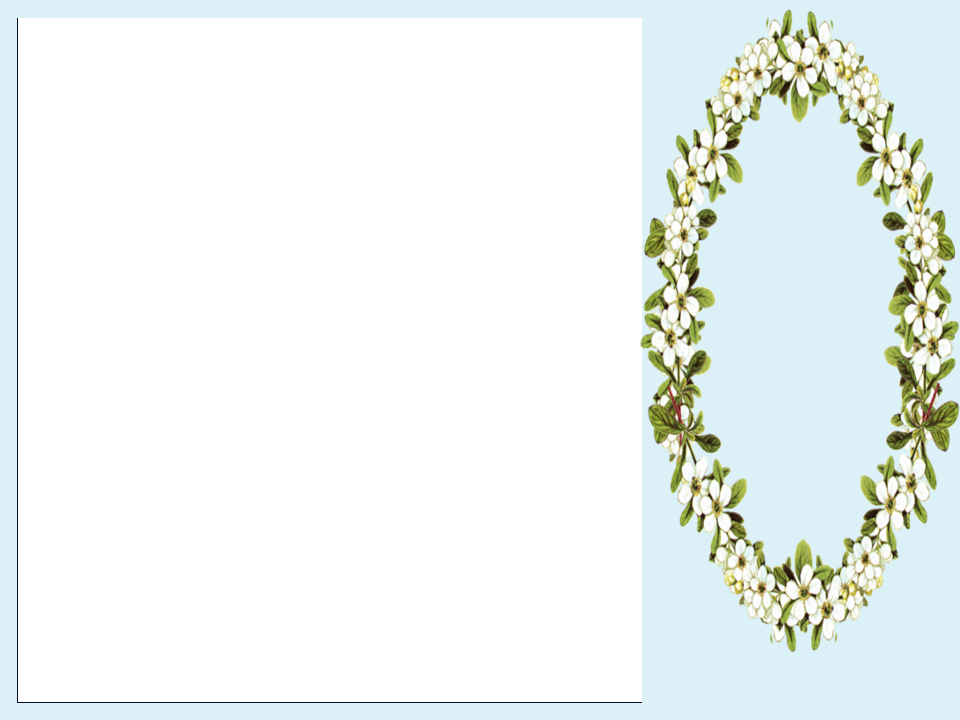
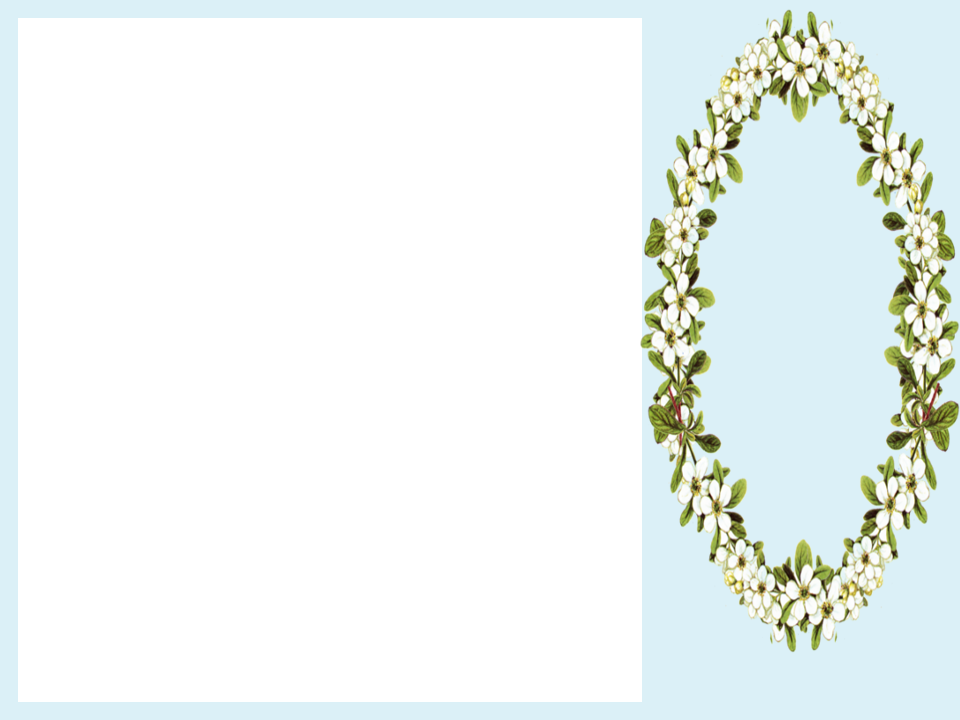
Layer changes from the first (960, 720) image to the second:
painted on "HUD.png" over [17, 18, 642, 703]
